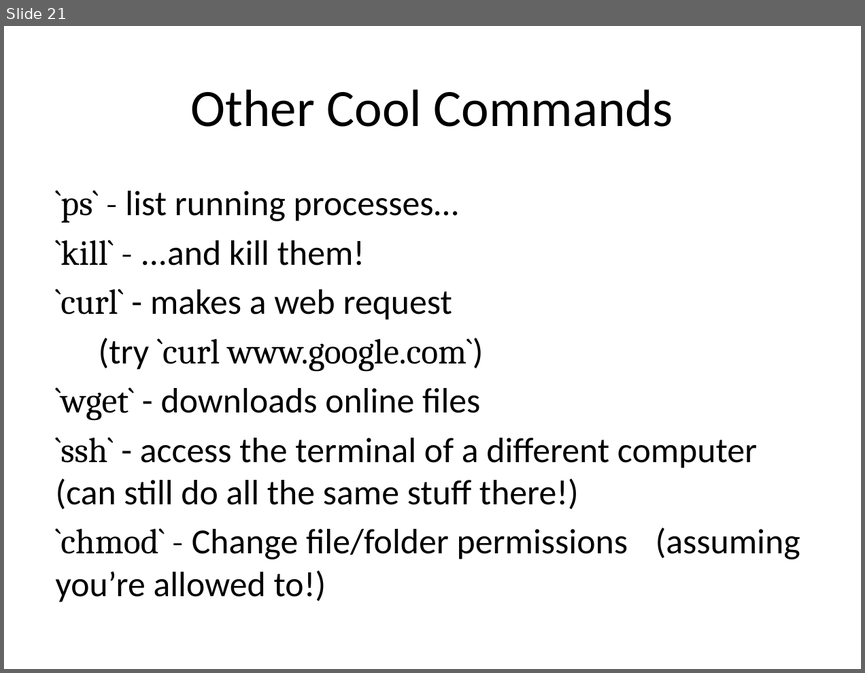
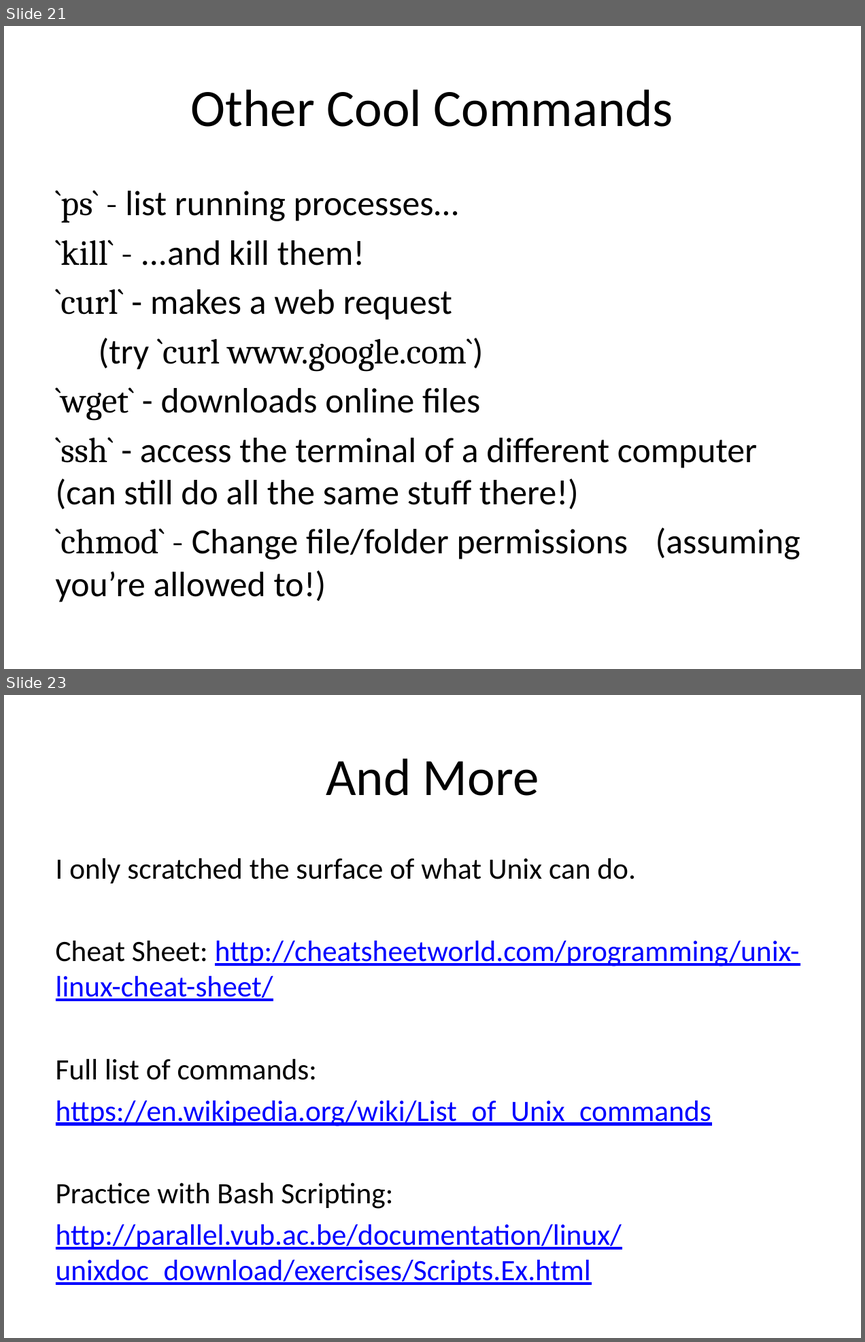
Before and after one commit to robotuw/uw-cse-da-startup, a slide deck: talks/unix.pptx. Shown one above the other, each under a label of ours: slide 21 before the commit, slides 21 and 23 after it; the slides between them are not shown. The pictures are 865x673 and 865x1342 pixels, drawn with LibreOffice and Linux fonts; fonts in the diff are those of the drawing. Boxes give left, top, right and bottom in pixels: in the first picture for what was removed or moved away, otherwise in the second. Text is boxed around its words. In the diff, an @@ line names an element or a change of style, - is before the commit and + after.

Commit message:
Unix talk addition

```diff
--- a/talks/unix.pptx
+++ b/talks/unix.pptx
@@ slide 23 added at bbox=[4, 695, 861, 1338], background #FFFFFF @@
@@ title added at bbox=[326, 758, 539, 796], 44 pt, text #000000 @@
+And More
@@ text added at bbox=[56, 858, 800, 1285], 24.8 pt, text #0000FF, underline @@
+I only scratched the surface of what Unix can do.
+Cheat Sheet: http://cheatsheetworld.com/programming/unix-linux-cheat-sheet/
+Full list of commands:
+https://en.wikipedia.org/wiki/List_of_Unix_commands
+Practice with Bash Scripting:
+http://parallel.vub.ac.be/documentation/linux/unixdoc_download/exercises/Scripts.Ex.html
```
Also in this commit, not shown: 1 other slide added, 2 other files.
